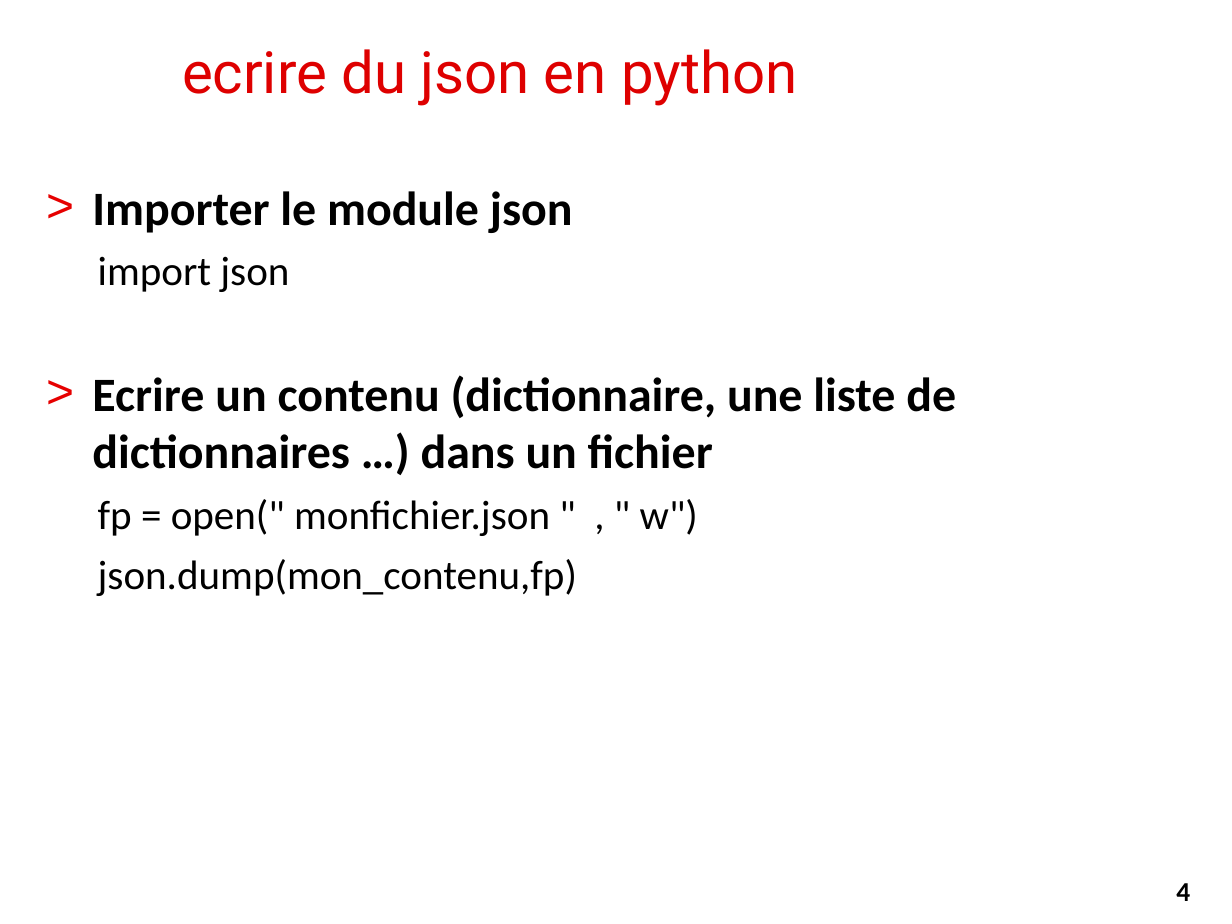
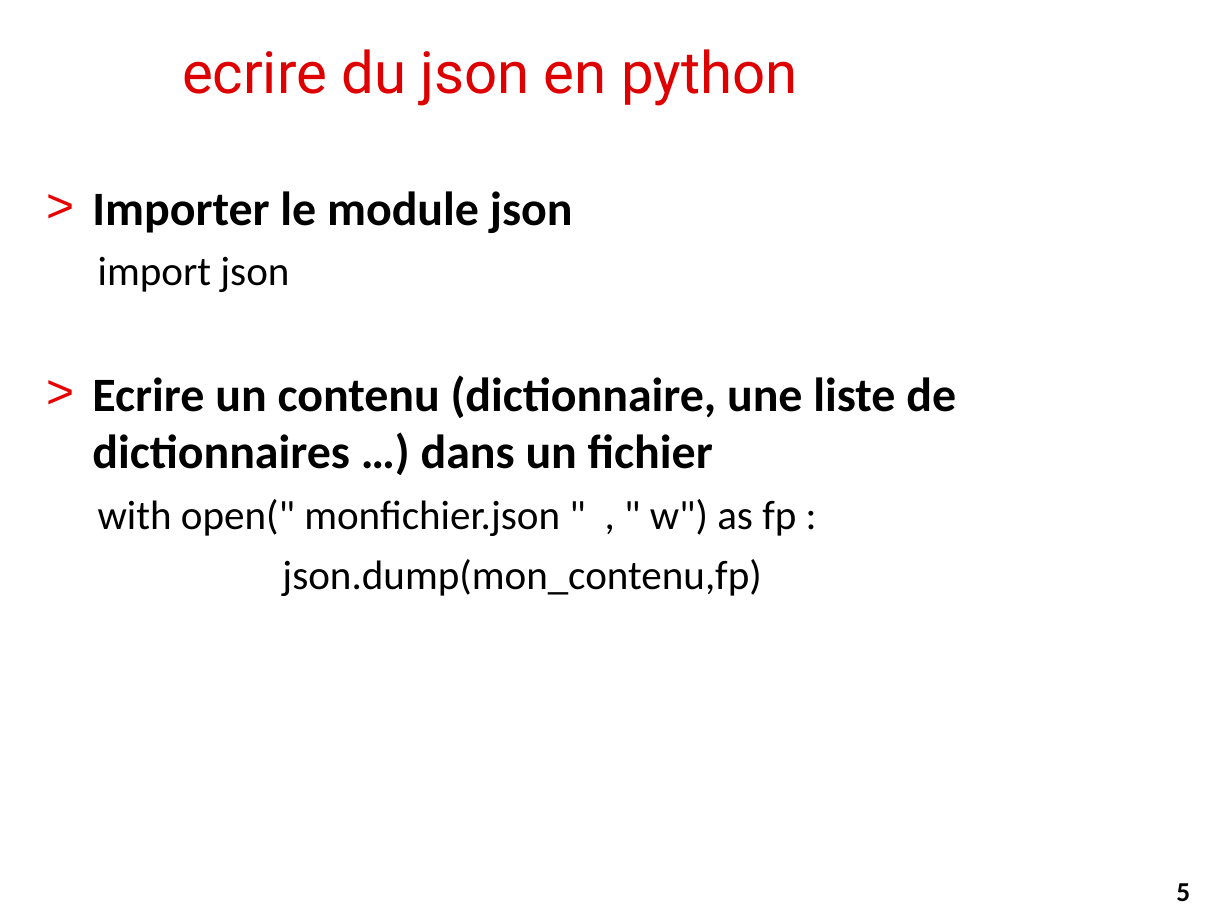
Before and after one commit to alemaitr/python_opendata_l2, a slide deck: slide 5 of cours1.pptx (slide 4 before the commit). Drawn at 1232x924 pixels with LibreOffice and Linux fonts; fonts in the diff are those of the drawing; background and template pictures are left out. Boxes give left, top, right and bottom in pixels: in the first picture for what was removed or moved away, otherwise in the second. Text is boxed around its words. In the diff, an @@ line names an element or a change of style, - is before the commit and + after.

```diff
--- a/cours1.pptx
+++ b/cours1.pptx
@@ text at (x1=98, y1=499, x2=796, y2=536): text changed @@
-  fp = open(" monfichier.json " , " w")
+  with open(" monfichier.json " , " w") as fp :
@@ page number at (x1=1176, y1=883, x2=1190, y2=902): text changed @@
-4
+5
```
Also in this commit, not shown: 1 other slide changed, 1 slide added, 3 other files.
